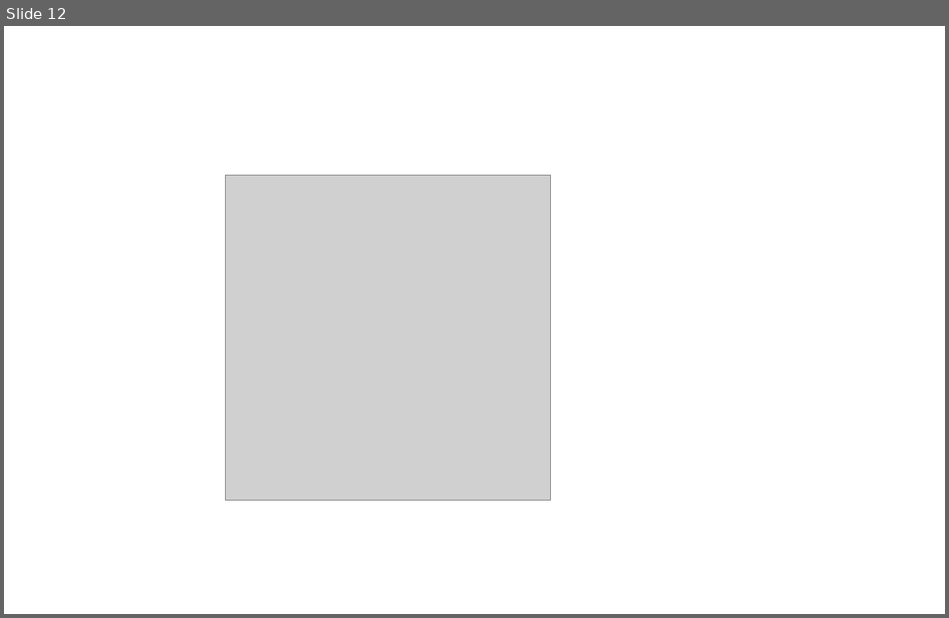
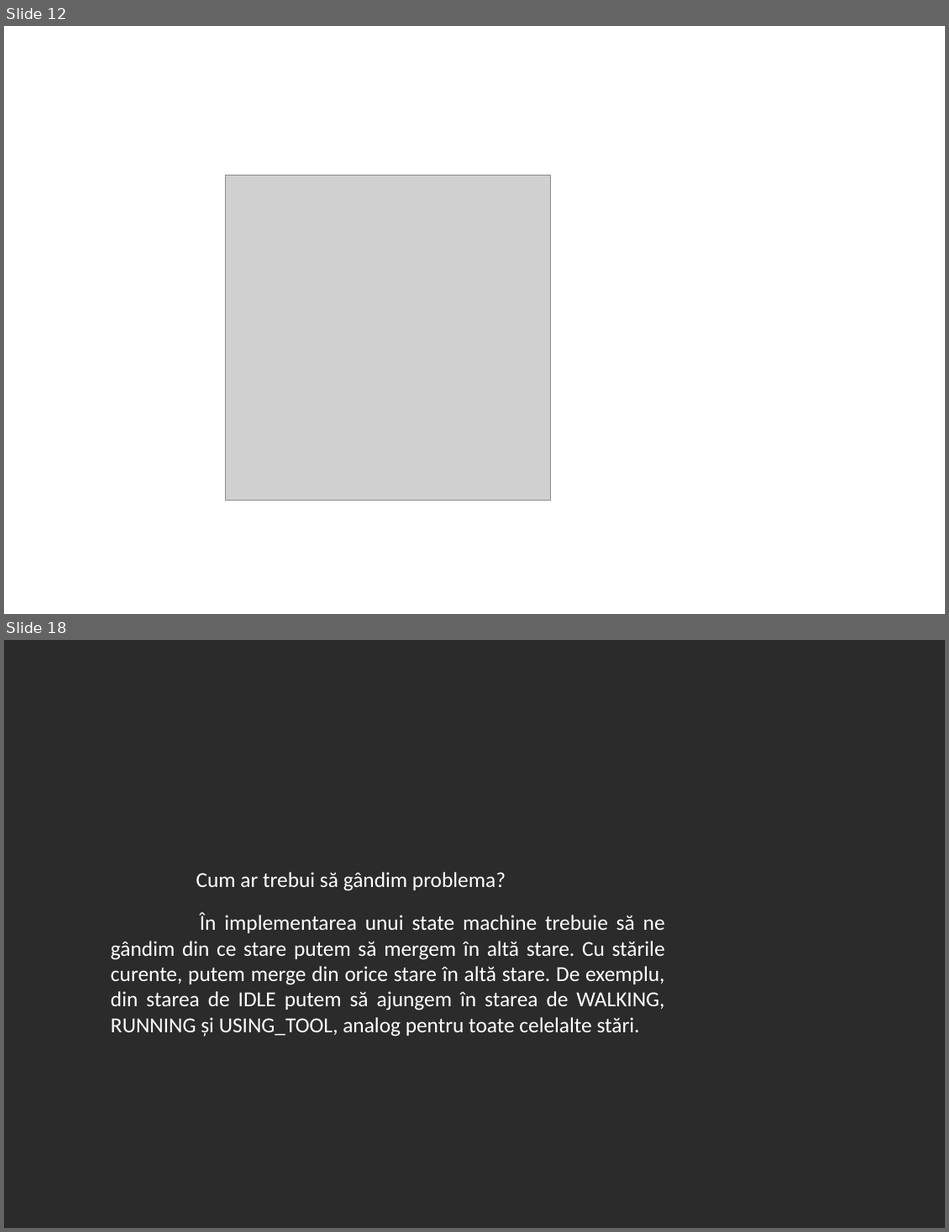
Before and after one commit to 0xspiderr/gdc-upt-presentations, a slide deck: presentation_3/presentation_3.odp. Shown one above the other, each under a label of ours: slide 12 before the commit, slides 12 and 18 after it; the slides between them are not shown. The pictures are 949x618 and 949x1232 pixels, drawn with LibreOffice and Linux fonts; fonts in the diff are those of the drawing; grey boxes stand for pictures; background and template pictures are left out; a plain dark background stands for a picture behind light text. Boxes give left, top, right and bottom in pixels: in the first picture for what was removed or moved away, otherwise in the second. Text is boxed around its words. In the diff, an @@ line names an element or a change of style, - is before the commit and + after.

```diff
--- a/presentation_3/presentation_3.odp
+++ b/presentation_3/presentation_3.odp
@@ slide 18 added at (4,640,945,1228), background picture (left out) @@
@@ text added at (111,872,665,1036), 18 pt, text #FFFFFF @@
+Cum ar trebui să gândim problema?
+În implementarea unui state machine trebuie să ne gândim din ce stare putem să mergem în altă stare. Cu stările curente, putem merge din orice stare în altă stare. De exemplu, din starea de IDLE putem să ajungem în starea de WALKING, RUNNING și USING_TOOL, analog pentru toate celelalte stări.
```
Also in this commit, not shown: 13 other slides added, 6 other files.
